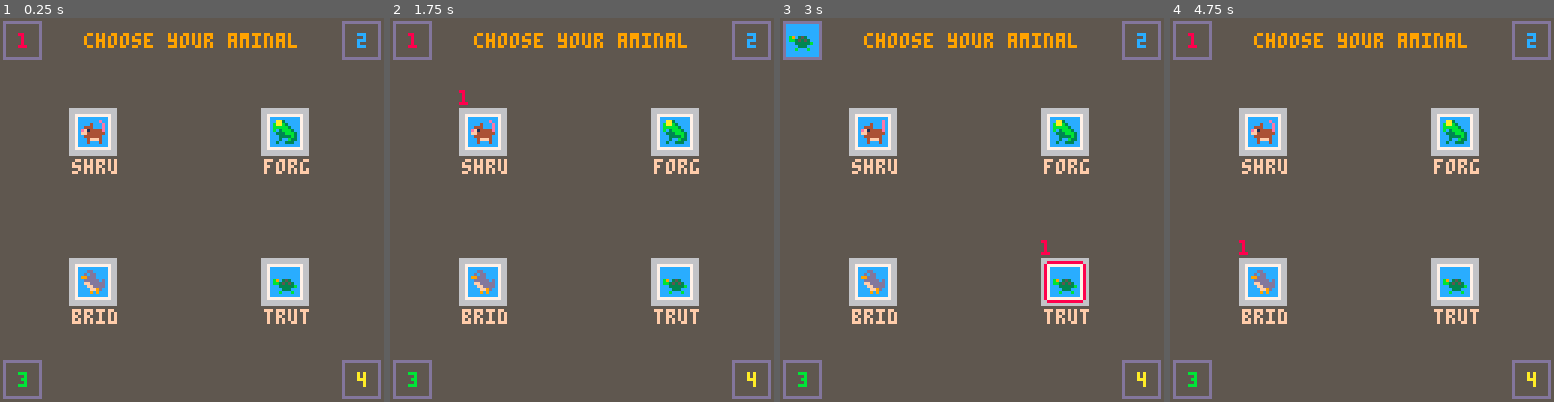
Above: before the commit, frames 1-4 (left to right).
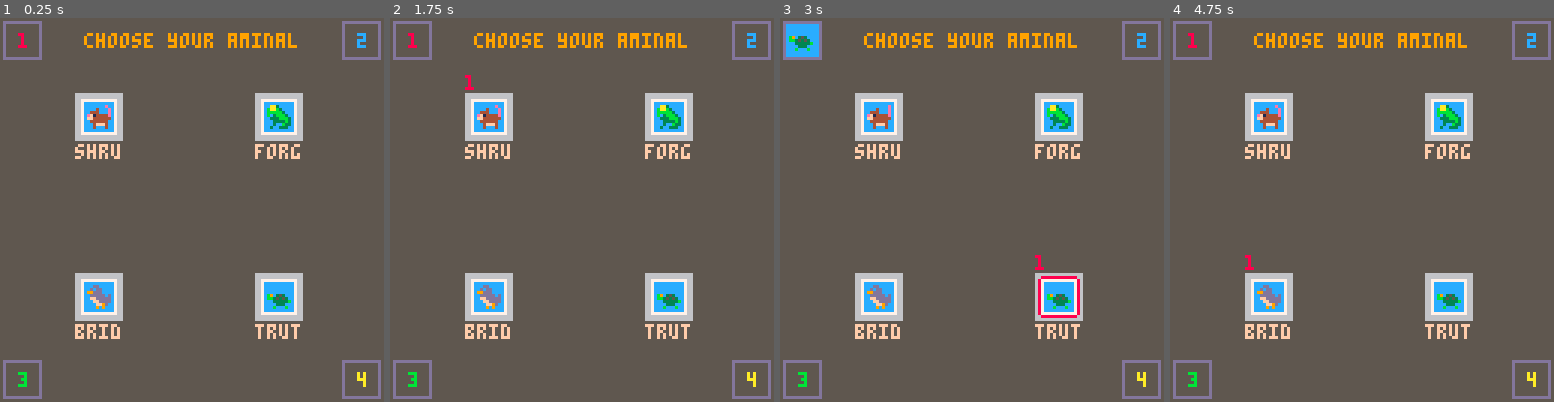
Above: after the commit, the same moments.

Repository: sealgair/aminals
Game: PICO-8 cartridge game.p8
The game is run twice, just before and just after one commit, with the same random seed, the same clock (stepped at 60 frames per second) and the same inputs.
Inputs:
- Up to frame 1 (0.25 s): no input
- Up to frame 2 (1.75 s): tap X (X key) at 0.33, 1.07 s; tap O (Z key) at 0.7, 1.7 s; hold Right from 1.6 s (still down)
- Up to frame 3 (3 s): tap X (X key) at 1.85, 2.97 s; release Right at 2.1 s; tap O (Z key) at 2.1, 2.5, 2.9 s; hold Up 2.15-2.42 s; hold Right from 2.47 s (still down)
- Up to frame 4 (4.75 s): release Right at 3.03 s; hold Left 3.08-3.58 s; tap O (Z key) every 0.4 s from 3.3 to 4.5 s; hold Down 3.63-3.97 s; hold Right 4.02-4.68 s; tap X (X key) at 4.08 s; hold Up from 4.73 s (still down)

The runs differ from the first frame. In frame 1, 9.4% of the frame differs, in the area x 17-81%, y 19-84%; in frame 2, 9.5%; in frame 3, 9.6%; in frame 4, 9.5%.

Commit message:
waps is unlockable

Diff:
--- a/main.lua
+++ b/main.lua
@@ -1,6 +1,6 @@
 matchend = 10
 pointsmatch = true -- otherwise time
-highscore_idle = 120
+highscore_idle = 10
 
 flags = {
   stop=0
@@ -46,6 +46,7 @@
 
 menuitem(2, "clear high scores", function(mask)
   if (mask & 0b00001) clearscores()
+  initscores()
   return true
 end)
 
@@ -53,8 +54,9 @@
 
 playerselect = {
   options = {
-    {shru, forg},
-    {brid, trut},
+    {shru, waps, forg},
+    {false, false, false},
+    {brid, false, trut},
   },
   chosen = {
     coord(0,0),
@@ -118,8 +120,11 @@
         selected.x, selected.y = 1, 1
       elseif chosen == coord(0, 0) then
         -- hasn't decided
-        selected.x = wrap(1, selected.x+dx, 2)
-        selected.y = wrap(1, selected.y+dy, 2)
+        repeat
+          selected.x = wrap(1, selected.x+dx, 3)
+          selected.y = wrap(1, selected.y+dy, 3)
+          sel = self.options[selected.y][selected.x]
+        until sel and not sel.locked
       else
         -- choose color
         repeat
@@ -138,7 +143,7 @@
 
   for row in all(self.options) do
     for col in all(row) do
-      col.sprite:advance()
+      if (col) col.sprite:advance()
     end
   end
 end
@@ -147,37 +152,39 @@
   cls(5)
   print("choose your aminal", 28, 5, 9)
 
-  local y = 30
+  local y = 25
   for r, row in pairs(self.options) do
-    local x = 23
+    local x = 25
     for c, col in pairs(row) do
-      rect(x, y, x+15, y+15, 6)
-      rect(x+1, y+1, x+14, y+14, 6)
-      rect(x+2, y+2, x+13, y+13, 7)
-
-      local rc = coord(c, r)
-      local drawn = 0
-      for player=1,4 do
-        selected = self.selected[player]
-        chosen = self.chosen[player]
-        color(player_colors[player])
-        if rc == chosen then
-          drawn += 1
-          if (drawn == 1) line(x+2, y+1, x+13, y+1) -- top: p1
-          if (drawn < 3) line(x+2, y+14, x+13, y+14) -- bottom: p1 p2
-          if (drawn%2 == 1) line(x+1, y+2, x+1, y+13) -- left: p1 p3
-          if (drawn != 3) line(x+14, y+2, x+14, y+13) -- right: p1 p2 p4
+      if col and not col.locked then
+        rect(x, y, x+15, y+15, 6)
+        rect(x+1, y+1, x+14, y+14, 6)
+        rect(x+2, y+2, x+13, y+13, 7)
+
+        local rc = coord(c, r)
+        local drawn = 0
+        for player=1,4 do
+          selected = self.selected[player]
+          chosen = self.chosen[player]
+          color(player_colors[player])
+          if rc == chosen then
+            drawn += 1
+            if (drawn == 1) line(x+2, y+1, x+13, y+1) -- top: p1
+            if (drawn < 3) line(x+2, y+14, x+13, y+14) -- bottom: p1 p2
+            if (drawn%2 == 1) line(x+1, y+2, x+1, y+13) -- left: p1 p3
+            if (drawn != 3) line(x+14, y+2, x+14, y+13) -- right: p1 p2 p4
+          end
+          if rc == selected then
+            print(player, x+(player-1)*4, y-6)
+          end
         end
-        if rc == selected then
-          print(player, x+(player-1)*4, y-6)
-        end
-      end
-      rectfill(x+3, y+3, x+12, y+12, 12)
-      col:drawsprite(x+4, y+4)
-      print(col.name, x+1, y+17, 15)
-      x += 64
-    end
-    y += 50
+        rectfill(x+3, y+3, x+12, y+12, 12)
+        col:drawsprite(x+4, y+4)
+        print(col.name, x, y+17, 15)
+      end
+      x += 30
+    end
+    y += 30
 
   end
 
@@ -271,7 +278,16 @@
 
 -- match end screen
 
-victory = {}
+victory = {
+  unlocktimer=0,
+}
+
+function victory:unlock(aminal)
+  aminal.locked = false
+  savesettings()
+  self.unlocked = aminal
+  self.unlocktimer = 5
+end
 
 function victory:start(players, time)
   self.idle = 0
@@ -307,13 +323,19 @@
 function victory:update()
   self.idle += dt
   if (self.idle > highscore_idle) return highscores:start()
-  if self.needs_initials then
+  if self.unlocktimer > 0 then
+    self.unlocktimer -= dt
+    if (self.unlocktimer <= 0) self.unlocked = nil
+  elseif self.needs_initials then
     local winner = self.players[1]
     self.blink += dt
     if (self.blink >= 1) self.blink = 0
     if btnp(b.x, winner.p) then
       if self.initial == "`" then
-        if (self.initials != "") save_score(self.initials, winner, self:makescore(winner))
+        if self.initials != "" then
+          place = save_score(self.initials, winner, self:makescore(winner))
+          if (place == 1) self:unlock(waps)
+        end
         self.needs_initials = false
       else
         self.initials = self.initials .. self.initial
@@ -382,6 +404,17 @@
   else
     print("❎ retry    🅾️ change aminals", 8, 120, 6)
   end
+
+  if self.unlocked then
+    rectfill(16,16,111,111,8)
+    rectfill(18,18,109,109,0)
+    color(10)
+    print('congratulations!!', 30, 20)
+    print('you have unlocked '..self.unlocked.name, 20, 28)
+    circfill(64,64,8,12)
+    self.unlocked:drawsprite(60,60)
+    -- todo: unlocked by string?
+  end
 end
 
 -- highscores screen
@@ -437,7 +470,7 @@
       dset(i+1, score)
       score = oscore
       namebits = onamebits
-      saved = saved or i+1/2
+      saved = saved or i/2+1
     end
   end
   return saved
@@ -508,8 +541,10 @@
   return stats
 end
 
+cd = false
 function initscores()
-  cartdata("chasec_jouts")
+  if (not cd) cartdata("chasec_jouts")
+  cd = true
   players = {forg, brid, shru, trut}
   if dget(19) == 0 then
     for i=1,10 do
@@ -519,7 +554,7 @@
 end
 
 function clearscores()
-  for i=0,10 do
+  for i=0,60 do
     dset(i, 0)
   end
 end
@@ -573,15 +608,17 @@
     return lalign(min(n, 9999), 5)
   end
   for a, aminal in pairs(aminals) do
-    if (a > self.clock * 3) break
-    if a % 2 == 0 then
-      color(12)
-    else
-      color(13)
-    end
-    local s = getstats(aminal.name)
-    aminal:drawsprite(2, 7+12*a)
-    print(num(s.kills) .. num(s.deaths) .. num(s.wins) .. num(s.losses) .. num(flr(s.time/60)), 18, 9+12*a)
+    if not aminal.locked then
+      if (a > self.clock * 3) break
+      if a % 2 == 0 then
+        color(12)
+      else
+        color(13)
+      end
+      local s = getstats(aminal.name)
+      aminal:drawsprite(2, 7+12*a)
+      print(num(s.kills) .. num(s.deaths) .. num(s.wins) .. num(s.losses) .. num(flr(s.time/60)), 18, 9+12*a)
+    end
   end
 end
 
@@ -600,12 +637,25 @@
   local mv = matchend
   if (not pointsmatch) mv *= -1
   dset(63, mv)
+
+  -- unlocked aminals
+  unlocked = 0
+  for a, aminal in pairs(aminals) do
+    if (not aminal.locked) unlocked = unlocked | 2^(a-1)
+  end
+  dset(62, unlocked)
 end
 
 function loadsettings()
   mv = dget(63)
   pointsmatch = mv > 0
   matchend = abs(mv)
+
+  -- unlocks
+  unlocked = dget(62)
+  for a, aminal in pairs(aminals) do
+    if (unlocked & 2^(a-1) > 0) aminal.locked = false
+  end
 end
 
 -- system callbacks
--- a/players.lua
+++ b/players.lua
@@ -505,7 +505,8 @@
   },
   name='waps',
   accel=10, speed=1,
-  gravity=0
+  gravity=0,
+  locked=true,
 }, playerbase)
 
 function waps:die()
